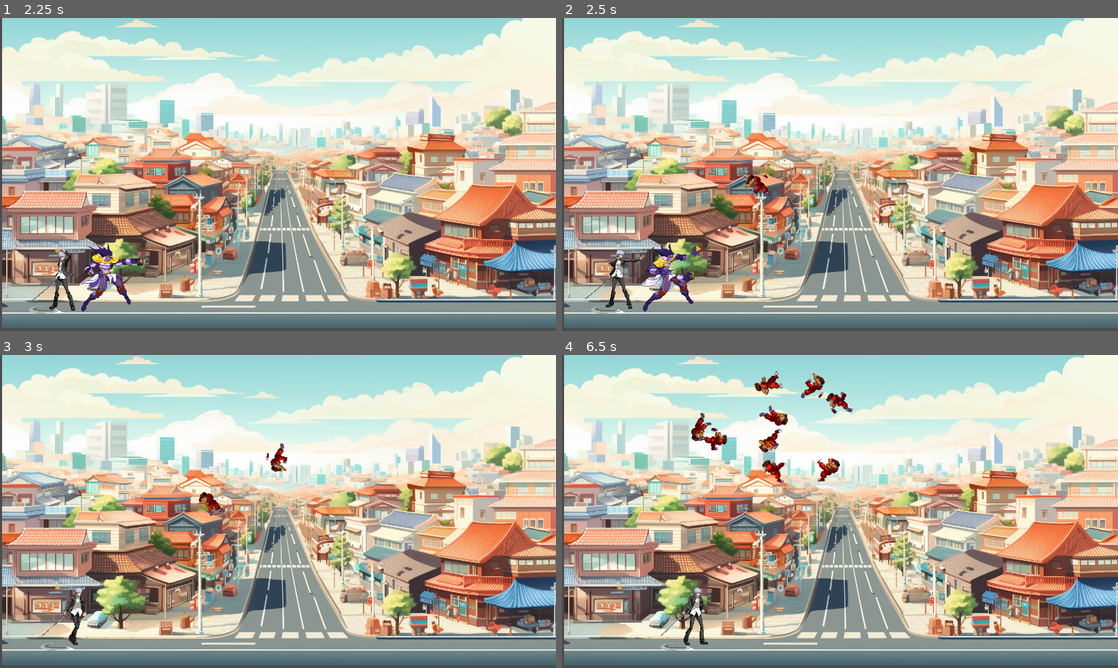
Above: before the commit, frames 1-4 (two rows, left to right).
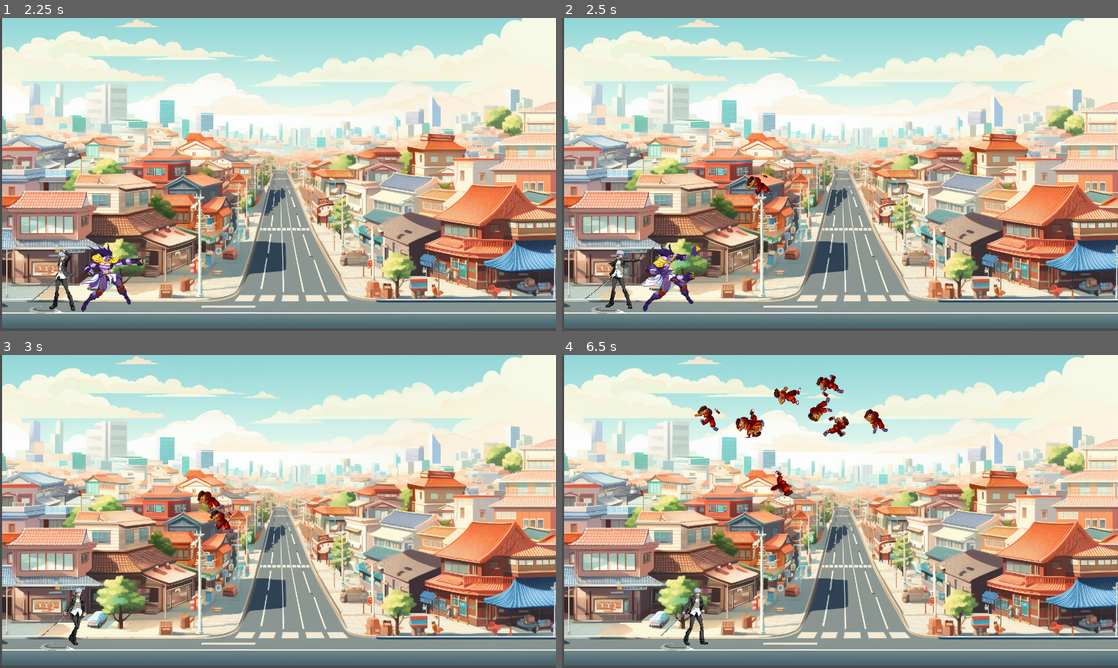
Above: after the commit, the same moments.

Repository: yockgen/godot-tut01
Game: Godot game, scene res://main.tscn
Two runs of this game, one before a commit and one after it. Both use one fixed random seed, a clock stepped at 60 frames per second and the inputs below.
Inputs:
- Up to frame 1 (2.25 s): tap Enter at 0.5 s; hold Right (ui_right) 0.53-1.28 s; hold A (attack1) 0.53-1.28 s; hold Left (ui_left) 1.28-2.03 s; tap A (attack1) at 1.35 s; hold Right (ui_right) from 2.03 s (still down); hold A (attack1) from 2.03 s (still down)
- Up to frame 2 (2.5 s): keep holding Right (ui_right); keep holding A (attack1)
- Up to frame 3 (3 s): keep holding Right (ui_right); release A (attack1) at 2.78 s; tap A (attack1) at 2.85 s
- Up to frame 4 (6.5 s): release Right (ui_right) at 3.53 s; hold A (attack1) 3.53-4.28 s; hold Left (ui_left) 3.53-5.78 s; tap A (attack1) at 4.35, 5.85 s; hold A (attack1) 5.03-5.78 s; hold Right (ui_right) from 5.78 s (still down)

Frame 1 is identical in both runs. In frame 2, 0.1% of the frame differs, in the area x 32-38%, y 49-57%; in frame 3, 0.5%; in frame 4, 2.7%, in the area x 23-59%, y 5-46%.

Commit message:
Added .gitignore
Signed-off-by: yockgen <yockgen@gmail.com>

Diff:
--- a/main.gd
+++ b/main.gd
@@ -32,17 +32,12 @@
 	mob.name="enemy"
 
 	add_child(mob)
+	spawn(mob)
 
-
-	# Set the mob's direction perpendicular to the path direction.
+func spawn (obj):
 	var direction = $MobPath/MobSpawnLocation.rotation + PI / 2
-	# Set the mob's position to a random location.
-	mob.position = $MobPath/MobSpawnLocation.position
-	# Add some randomness to the direction.
+	obj.position = $MobPath/MobSpawnLocation.position
 	direction += rand_range(-PI / 4, PI / 4)
-	mob.rotation = direction
-	# Set the velocity (speed & direction).
-	#print(mob.max_speed)
-	#mob.linear_velocity = Vector2(rand_range(mob.min_speed, mob.max_speed), 0)
-	mob.linear_velocity = Vector2(rand_range(150, 200), 0)
-	mob.linear_velocity = mob.linear_velocity.rotated(direction)
+	obj.rotation = direction
+	obj.linear_velocity = Vector2(rand_range(150, 200), 0)
+	obj.linear_velocity = obj.linear_velocity.rotated(direction)
Not shown, removed: .mono/metadata/ide_messaging_meta.txt
Not shown, added: .gitignore
